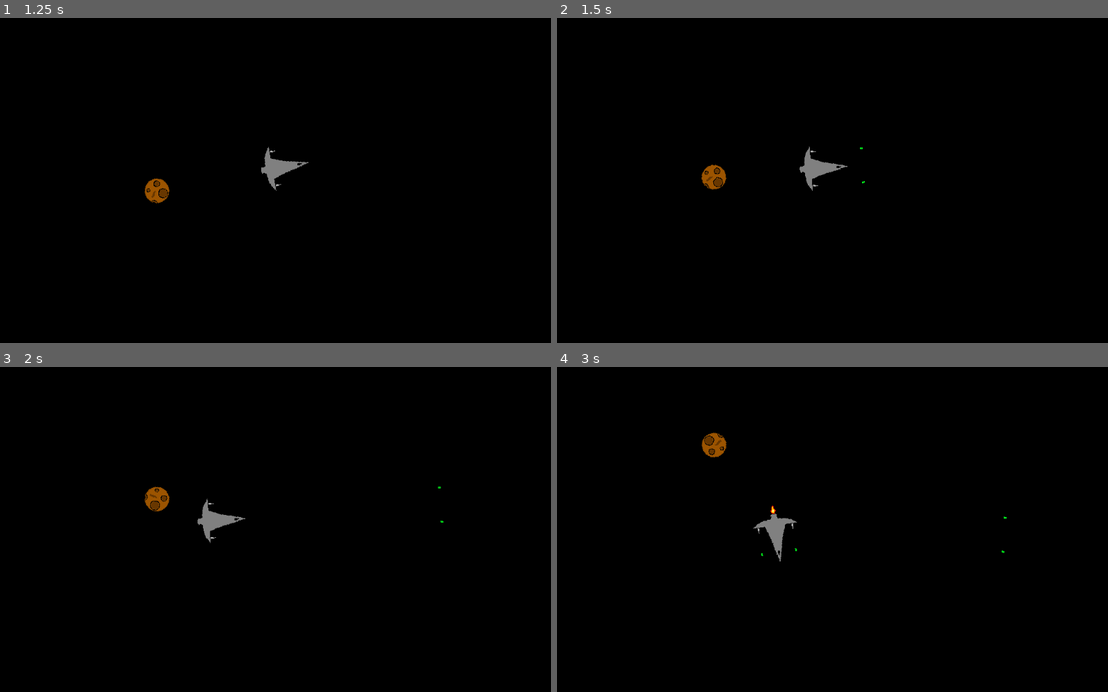
Above: before the commit, frames 1-4 (two rows, left to right).
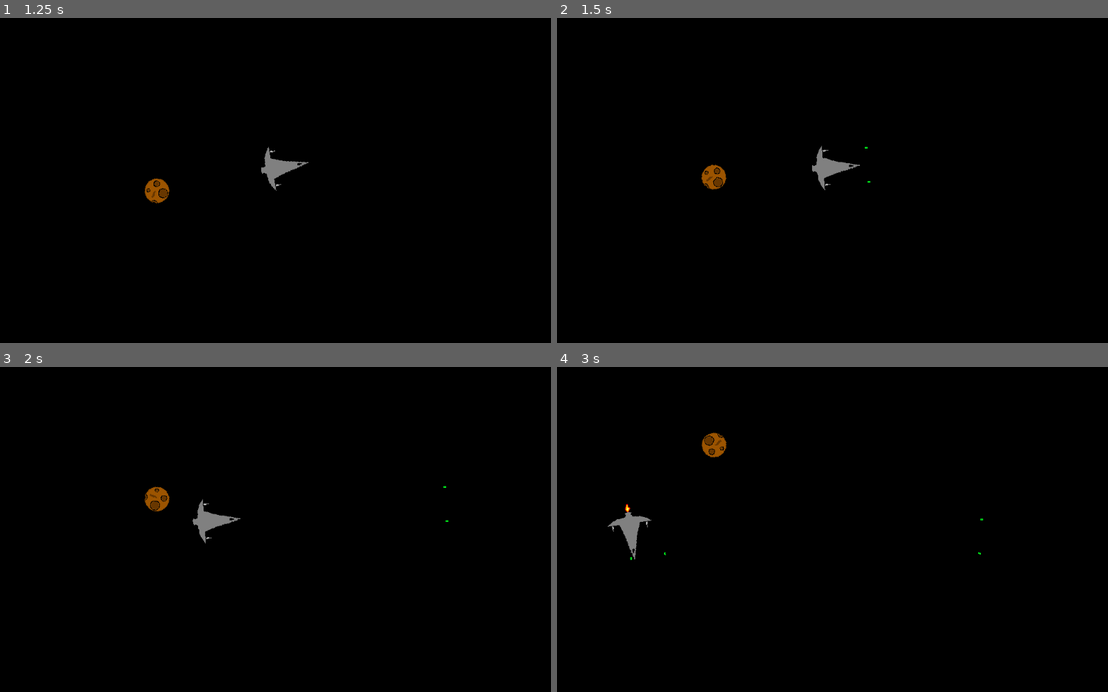
Above: after the commit, the same moments.

Repository: jlpatter/GodotSpaceShooter
Game: Godot game, scene res://src/Levels/Level1.tscn
The game is run twice, just before and just after one commit, with the same random seed, the same clock (stepped at 60 frames per second) and the same inputs. The project has no main scene, so this scene is started directly.
Inputs:
- Up to frame 1 (1.25 s): hold D (move_right) from 0.53 s (still down); tap Space (shoot) at 0.6 s
- Up to frame 2 (1.5 s): release D (move_right) at 1.28 s; hold S (move_down) from 1.28 s (still down); tap Space (shoot) at 1.35 s
- Up to frame 3 (2 s): keep holding S (move_down)
- Up to frame 4 (3 s): release S (move_down) at 2.03 s; hold D (move_right) 2.03-2.78 s; tap Space (shoot) at 2.1, 2.85 s; hold W (move_up) from 2.78 s (still down)

Frame 1 is identical in both runs. In frame 2, 0.4% of the frame differs, in the area x 44-57%, y 39-54%; in frame 3, 0.3%; in frame 4, 0.8%, in the area x 9-82%, y 42-60%.

Commit message:
Made player movement more slidy

Diff:
--- a/src/Actors/Player.gd
+++ b/src/Actors/Player.gd
@@ -1,16 +1,23 @@
 extends KinematicBody2D
 
-const SPEED = 10000.0
+const SPEED = 500.0
+const DECEL_SPEED = 250.0
 const ROTATION_SPEED = 2.0
 
+var velocity = Vector2.ZERO
 onready var bulletPrefab = preload("res://src/Actors/GreenBullet.tscn")
 
 func _physics_process(delta):
 	var rotation_dir = 0.0
-	var velocity = Vector2(
-		0.0,
-		Input.get_action_strength("move_down") - Input.get_action_strength("move_up")
-	).rotated(rotation)
+
+	if Input.get_action_strength("move_down") or Input.get_action_strength("move_up"):
+		velocity += Vector2(
+			0.0,
+			Input.get_action_strength("move_down") - Input.get_action_strength("move_up")
+		).rotated(rotation) * SPEED * delta
+	else:
+		if velocity.length() > Vector2.ZERO.length():
+			velocity -= velocity.normalized() * DECEL_SPEED * delta
 
 	if Input.is_action_pressed("move_left"):
 		rotation_dir -= 1
@@ -40,4 +47,4 @@
 		bullet2.set_rotation(rotation)
 
 	rotation += rotation_dir * ROTATION_SPEED * delta
-	move_and_slide(velocity * SPEED * delta)
+	move_and_slide(velocity)
